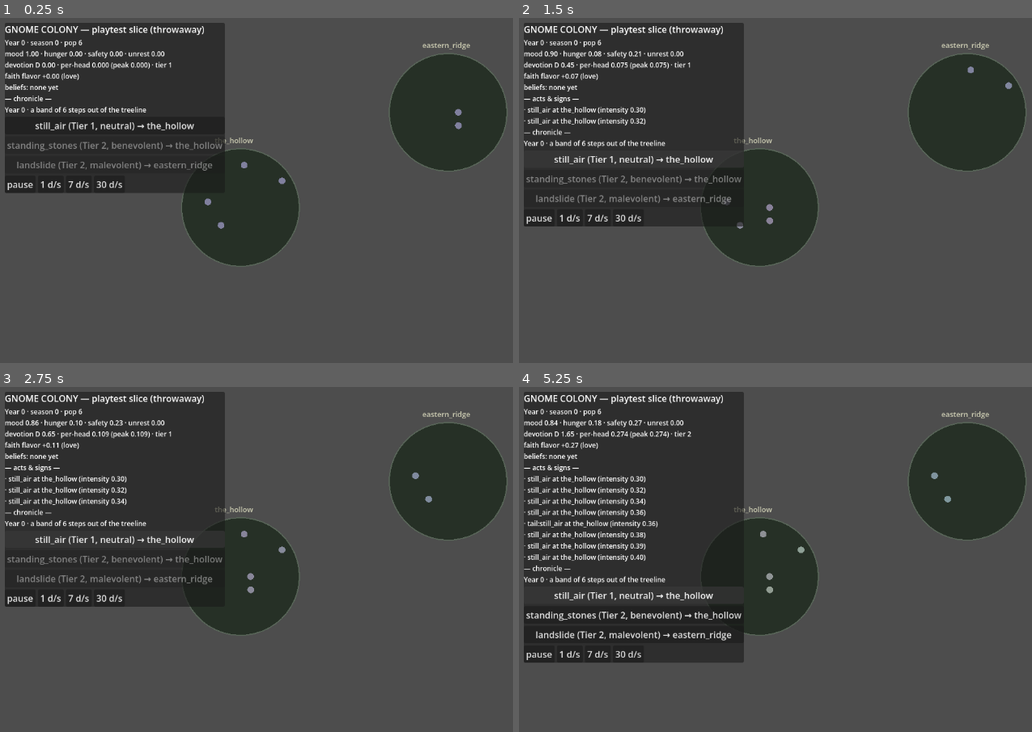
Above: before the commit, frames 1-4 (two rows, left to right).
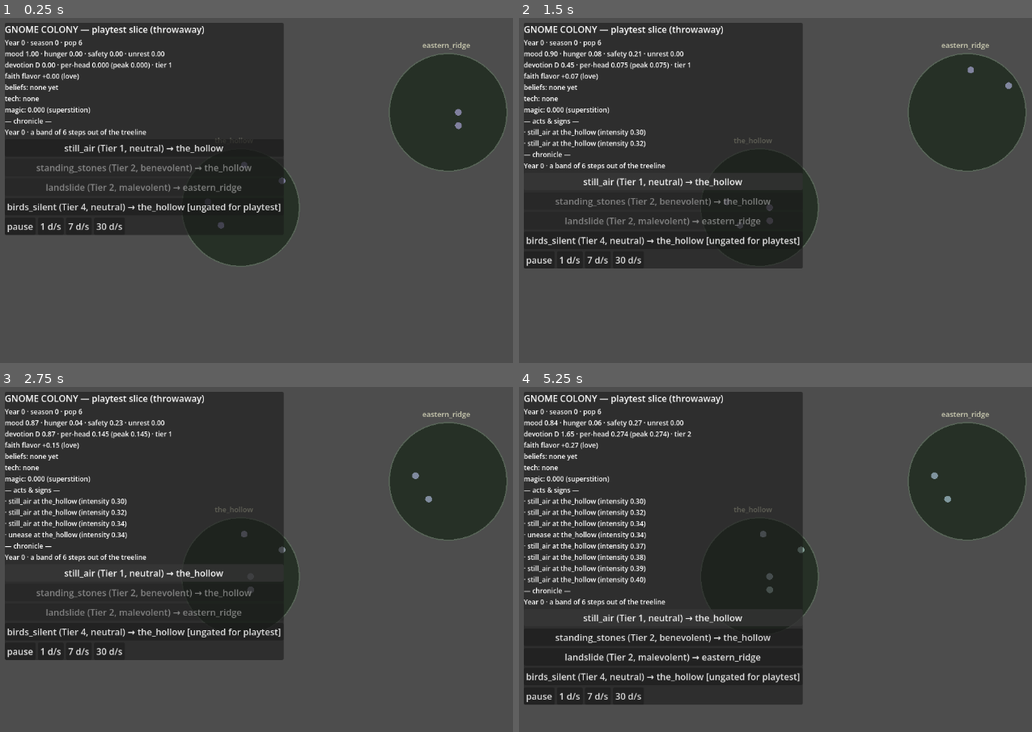
Above: after the commit, the same moments.

Repository: khuzul2/gnome-colony
Game: Godot game, scene res://presentation/playtest/playtest_slice.tscn
Two runs of this game, one before a commit and one after it. Both use one fixed random seed, a clock stepped at 60 frames per second and the inputs below. This scene is started directly instead of the project's main scene.
Inputs:
- Up to frame 1 (0.25 s): no input
- Up to frame 2 (1.5 s): click "still_air (Tier 1, neutral) →…" at 0.5 s; click "still_air (Tier 1, neutral) →…" at 1.25 s
- Up to frame 3 (2.75 s): click "still_air (Tier 1, neutral) →…" at 2 s
- Up to frame 4 (5.25 s): click "still_air (Tier 1, neutral) →…" at 2.75 s; click "still_air (Tier 1, neutral) →…" at 3.5 s; click "still_air (Tier 1, neutral) →…" at 4.25 s; click "still_air (Tier 1, neutral) →…" at 5 s

The runs differ from the first frame. In frame 1, 11% of the frame differs, in the area x 0-56%, y 1-63%; in frame 2, 13%; in frame 3, 15%; in frame 4, 16%, in the area x 0-56%, y 1-93%.

Commit message:
Fun Check 2 prep: the slice learns prophets, research, and wards
The throwaway slice now plays the whole Phase 9-10 arc: an ungated
birds_silent button (documented playtest bypass — a 6-gnome band can
never reach the Tier-IV pop floor) charges and seeds prophets, who
preach daily via Prophet.tick with corruption and schism surfaced in
the HUD; research runs each season on a flat frontier need (slice
glue); magic understanding accrues from act exposure and scholarship,
prediction visibly dulls omens, and at resistance a ward rises over
the hollow. HUD gains prophets/creeds/schism, tech list, mu/stage,
and outlier counts. Presentation-only diff; sim untouched.

Tests: slice smoke grows to 6 (ungated omen lands at Tier I; a charged
flock births a prophet and the extended ticks hold together).
Full suite 353/353, lint clean, scene boots headless.

Co-Authored-By: Claude Fable 5 <noreply@anthropic.com>
Claude-Session: https://claude.ai/code/session_01JdjokPx9S9RHevN54aVqkP

Diff:
--- a/presentation/playtest/playtest_slice.gd
+++ b/presentation/playtest/playtest_slice.gd
@@ -4,7 +4,11 @@
 ##   godot res://presentation/playtest/playtest_slice.tscn
 ## A top-down dot view of one band, buttons for the unlocked phenomena, and
 ## a mood/belief/devotion readout — just enough for a human to judge the
-## nudge → response → belief → consequence loop. The sim stays pure: this
+## nudge → response → belief → consequence loop. Extended for 🎮 Fun
+## Check 2 with the Phase 9–10 systems: an ungated omen button seeds
+## prophets, Prophet.tick preaches daily, research/magic advance each
+## season/day, and the HUD reads prophets, creeds, tech, mu, and
+## outliers. The sim stays pure: this
 ## scene only READS state and feeds legitimate inputs (seed, config,
 ## influence acts). Two slice-only pieces of glue, both documented below:
 ## day-trip staging (gnomes need locations before Phase 11/13 movement
@@ -16,11 +20,14 @@
 const RIDGE := "eastern_ridge"
 const SITE_POS := {HOLLOW: Vector2(430, 340), RIDGE: Vector2(800, 170)}
 const SITE_RADIUS := 105.0
-## The 2–3 acts the gate asks for: one of each face, tier-gated live.
+## One act of each face, tier-gated live — plus an UNGATED omen (marked
+## debug) so Fun Check 2 can play the prophet loop without grinding a
+## 6-gnome band to the Tier-IV pop floor. Entry: [id, target, ungated].
 const ACTS := [
-	["still_air", HOLLOW],
-	["standing_stones", HOLLOW],
-	["landslide", RIDGE],
+	["still_air", HOLLOW, false],
+	["standing_stones", HOLLOW, false],
+	["landslide", RIDGE, false],
+	["birds_silent", HOLLOW, true],
 ]
 const SPEEDS := [["pause", 0.0], ["1 d/s", 1.0], ["7 d/s", 7.0], ["30 d/s", 30.0]]
 const FEED_CAP := 8
@@ -34,6 +41,10 @@
 var _days_per_sec := 1.0
 var _accum := 0.0
 var _day := 0
+var _last_season := -1
+## Slice-glue exposure signal for Magic.accrue: spikes to 1 on a cast,
+## decays 2%/day (display-side shape, not a sim number).
+var _exposure := 0.0
 var _feed: Array = []
 var _hud: Label
 var _act_buttons := {}
@@ -81,15 +92,65 @@
 	_day += 1
 	_stage_locations()
 	runner.tick()
-	# Slice-only composition of the Phase 6/8 daily ticks (the sim's real
-	# orchestrator arrives with Phases 11–12); numbers all live in-system.
+	# Slice-only composition of the Phase 6/8/9/10 daily ticks (the sim's
+	# real orchestrator arrives with Phases 11–12); numbers live in-system.
 	Belief.propagate_tick(runner.colony, 1.0)
 	Belief.decay_tick(runner.colony, 1.0)
 	Belief.crystallize_tick(runner.colony, 1.0)
 	Devotion.update_unlocks(runner.colony)
 	Devotion.unrest_tick(runner.colony, 1.0)
+	Prophet.tick(runner.colony, 1.0)
+	Magic.accrue(
+		runner.colony,
+		0,
+		runner.colony.vitals()["mean_traits"]["curious"],
+		_exposure,
+		_science(),
+		1.0
+	)
+	_exposure *= 0.98
+	if runner.time.season() != _last_season:
+		_last_season = runner.time.season()
+		_research_season()
+	_ward_watch()
 	_refresh_hud()
 	queue_redraw()
+
+
+## Slice glue: a flat need of 1.0 on the whole discoverable frontier plus
+## food surplus — enough to watch the tech arc move; the environment tier
+## (T11.x) will author real per-need pressures.
+func _research_season() -> void:
+	var known: Array = runner.colony.settlement_knowledge.get(0, {}).keys()
+	var needs := {}
+	for id in TechGraph.candidates(known):
+		needs[id] = 1.0
+	var pop := maxf(1.0, runner.colony.population())
+	var surplus: float = clampf(runner.food.current / pop, 0.0, 1.0)
+	for id in Research.season_tick(runner.colony, 0, needs, surplus):
+		_push_feed("💡 discovered: %s" % id)
+
+
+## Display-side science level: fraction of the TechGraph the settlement
+## holds (slice glue; T11.2 brings real aggregate levels).
+func _science() -> float:
+	var known: Dictionary = runner.colony.settlement_knowledge.get(0, {})
+	var hits := 0
+	for id in TechGraph.defs():
+		if known.has(id):
+			hits += 1
+	return float(hits) / TechGraph.defs().size()
+
+
+## At the resistance stage their first ward rises over the hollow —
+## visible proof the co-evolution turned (mage behavior proper is later).
+func _ward_watch() -> void:
+	if world.wards.has(HOLLOW):
+		return
+	var mu := Magic.mu(runner.colony, 0)
+	if Magic.stage(mu) == "resistance":
+		Magic.place_ward(world, HOLLOW, mu)
+		_push_feed("🛡 the hollow is warded — your acts land softer here")
 
 
 ## Slice-only staging: a third of the adults (by id rotation) day-trip to
@@ -101,10 +162,11 @@
 		g.location = RIDGE if trip else HOLLOW
 
 
-func _on_cast(act_id: String, target: String) -> void:
+func _on_cast(act_id: String, target: String, ungated: bool = false) -> void:
 	var def: Dictionary = defs[act_id]
-	if def["tier"] > runner.colony.unlocked_tier:
+	if not ungated and def["tier"] > runner.colony.unlocked_tier:
 		return
+	var mu := Magic.mu(runner.colony, 0)
 	var stimuli := Influence.cast_with_cascade(
 		runner.colony,
 		world,
@@ -115,15 +177,27 @@
 		Devotion.valence_potency(def["valence"]),
 		handlers
 	)
+	_exposure = 1.0
 	for stim in stimuli:
-		Influence.appraise_witnesses(runner.colony, stim)
+		var present := []
+		for g in runner.colony.living():
+			if g.location == stim["place"]:
+				present.append(g)
+		# Prediction dulls expected portents; literacy explains you away.
+		Influence.appraise_witnesses(
+			runner.colony, stim, present, Magic.impact_mult_for(runner.colony, 0, stim)
+		)
 		if stim.get("drama", 0.0) > 0.0:
-			var present := []
-			for g in runner.colony.living():
-				if g.location == stim["place"]:
-					present.append(g)
-			Devotion.attribute(runner.colony, stim["drama"], 0.0, stim["valence"], present)
+			Devotion.attribute(runner.colony, stim["drama"], mu, stim["valence"], present)
 		_push_feed("· %s at %s (intensity %.2f)" % [stim["type"], stim["place"], stim["intensity"]])
+		var caught := Prophet.try_seed(present, stim)
+		if caught != null:
+			_push_feed(
+				(
+					"⚡ #%d caught the calling — a %s creed"
+					% [caught.id, caught.prophet["message"]["flavor"]]
+				)
+			)
 	Devotion.update_unlocks(runner.colony)
 	_refresh_hud()
 	queue_redraw()
@@ -165,10 +239,14 @@
 	for act in ACTS:
 		var def: Dictionary = defs[act[0]]
 		var btn := Button.new()
-		btn.text = "%s (Tier %d, %s) → %s" % [act[0], def["tier"], def["valence"], act[1]]
-		btn.pressed.connect(_on_cast.bind(act[0], act[1]))
+		var gate_tag: String = " [ungated for playtest]" if act[2] else ""
+		btn.text = (
+			"%s (Tier %d, %s) → %s%s" % [act[0], def["tier"], def["valence"], act[1], gate_tag]
+		)
+		btn.pressed.connect(_on_cast.bind(act[0], act[1], act[2]))
 		vbox.add_child(btn)
-		_act_buttons[act[0]] = btn
+		if not act[2]:
+			_act_buttons[act[0]] = btn
 	var hbox := HBoxContainer.new()
 	vbox.add_child(hbox)
 	for entry in SPEEDS:
@@ -207,6 +285,44 @@
 			lines.append("  %s of %s · strength %.2f" % [b["kind"], b["subject"], b["strength"]])
 	for place in c.place_tags:
 		lines.append("tags @ %s: %s" % [place, c.place_tags[place]])
+	var prophet_lines := []
+	for g in c.living():
+		if g.prophet.is_empty():
+			continue
+		(
+			prophet_lines
+			. append(
+				(
+					"  #%d · %s creed · voice %.2f%s"
+					% [
+						g.id,
+						g.prophet["message"]["flavor"],
+						g.prophet.get("charisma", 0.0) * Prophet.arc(g),
+						" · CORRUPTED" if g.prophet["corrupted"] else "",
+					]
+				)
+			)
+		)
+	if not prophet_lines.is_empty():
+		lines.append("prophets:")
+		lines.append_array(prophet_lines)
+		if Prophet.check_schism(c)["due"]:
+			lines.append("  ⚠ SCHISM BREWING — two strong creeds")
+	var known: Dictionary = c.settlement_knowledge.get(0, {})
+	lines.append("tech: %s" % (", ".join(known.keys()) if not known.is_empty() else "none"))
+	var mu := Magic.mu(c, 0)
+	lines.append(
+		(
+			"magic: %.3f (%s)%s"
+			% [mu, Magic.stage(mu), " · hollow warded" if world.wards.has(HOLLOW) else ""]
+		)
+	)
+	var outliers := {}
+	for g in c.living():
+		if g.outlier_type != "":
+			outliers[g.outlier_type] = outliers.get(g.outlier_type, 0) + 1
+	if not outliers.is_empty():
+		lines.append("outliers: %s" % outliers)
 	if not _feed.is_empty():
 		lines.append("— acts & signs —")
 		lines.append_array(_feed)
--- a/test/test_playtest_slice.gd
+++ b/test/test_playtest_slice.gd
@@ -35,6 +35,30 @@
 	assert_gt(Devotion.total(slice.runner.colony), 0.0, "a witnessed act writes faith toward you")
 
 
+func test_the_omen_is_ungated_for_the_fun_check():
+	var slice := _slice()
+	assert_eq(slice.runner.colony.unlocked_tier, 1)
+	slice._on_cast("birds_silent", slice.HOLLOW, true)
+	assert_gt(
+		Devotion.total(slice.runner.colony), 0.0, "the Tier-IV omen lands via the playtest gate"
+	)
+
+
+func test_a_charged_flock_births_a_prophet():
+	var slice := _slice()
+	for g in slice.runner.colony.living():
+		g.set_feeling(Devotion.YOU, "awe", 0.7)
+	slice._on_cast("birds_silent", slice.HOLLOW, true)
+	var prophets := 0
+	for g in slice.runner.colony.living():
+		if not g.prophet.is_empty():
+			prophets += 1
+	assert_eq(prophets, 1, "the omen found its vessel in the slice")
+	for i in 3:
+		slice._advance_day()
+	assert_gt(slice.runner.colony.population(), 0, "prophet/research/magic ticks hold together")
+
+
 func test_locked_act_does_nothing():
 	var slice := _slice()
 	assert_eq(slice.runner.colony.unlocked_tier, 1, "fresh colony holds Tier I only")
Not shown, changed: PROGRESS.md
